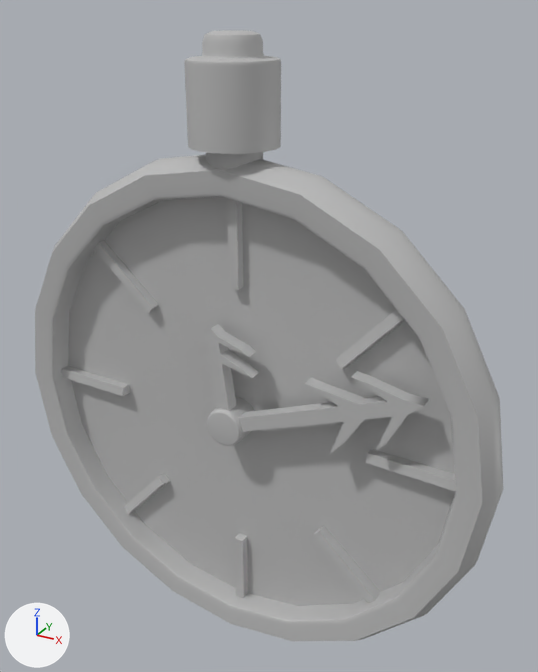
The FBX model Assets/Model3D/lamontretentativetexture.fbx: old version first, new version second.
One viewpoint serves both versions: a 50 mm lens placed at (0.0396, -0.065, 0.0958), pointed at (0.0035, 0.0008, 0.0629). The axes (+X, +Y, +Z) are drawn at lower left. The lights are the same throughout. Where no turn or scale is listed for an object, it has been applied to the vertices. Vertices at the same position are counted once.
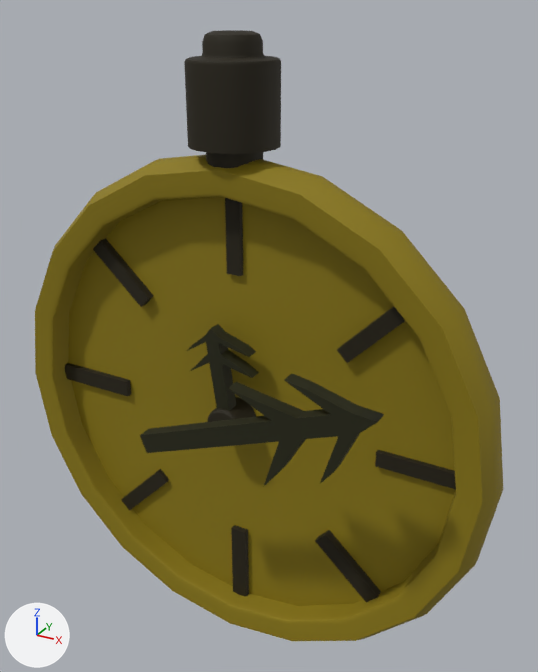
Where the newer file only moved an object's origin or applied its transform, the numbers keep the older frame.

Edits to the bpy script that builds the scene:
```text
Change me_mesh_012:
    where me_mesh_012.from_pydata(...)  # 46 vertices, 44 faces; spans x -0.00428..0.00428, y -0.00078..0.00078, z -0.00526..0.00526
    remove me_mesh_012.materials.append(mat_hairphysicalshader4)  # grey #bcbcbc
    add me_mesh_012.materials.append(mat_blinn3)  # black #1f2000
Change me_mesh_003:
    where me_mesh_003.from_pydata(...)  # 242 vertices, 260 faces; spans x -0.0303..0.0303, y -0.0032..0.0032, z -0.0303..0.0303
    remove me_mesh_003.materials.append(mat_hairphysicalshader2)  # grey #bcbcbc
    add me_mesh_003.materials.append(mat_blinn1)  # yellow #8b7900
Change me_mesh_002:
    where me_mesh_002.from_pydata(...)  # 8 vertices, 6 faces; spans x -0.00058..0.00058, y -0.00114..0.00114, z -0.00527..0.00527
    remove me_mesh_002.materials.append(mat_hairphysicalshader3)  # grey #bcbcbc
    add me_mesh_002.materials.append(mat_blinn2)  # black #201900
Change me_mesh_001:
    where me_mesh_001.from_pydata(...)  # 102 vertices, 120 faces; spans x -0.00235..0.00235, y -0.00187..0.00187, z -0.00235..0.00235
    remove me_mesh_001.materials.append(mat_hairphysicalshader3)  # grey #bcbcbc
    add me_mesh_001.materials.append(mat_blinn2)  # black #201900
Change me_mesh_013:
    where me_mesh_013.from_pydata(...)  # 46 vertices, 44 faces; spans x -0.0113..0.0108, y -0.0008..0.0008, z -0.0047..0.0057
    remove me_mesh_013.materials.append(mat_hairphysicalshader4)  # grey #bcbcbc
    me_mesh_013 part 1: the whole mesh is multiplied about its middle by the matrix ((1.197, 0.0, -0.032), (0.0, 1.0, 0.0), (-0.032, 0.0, 1.266)), then moved by (-0.0035, -0.0087, 0.0015)
    add me_mesh_013.materials.append(mat_blinn3)  # black #1f2000
Change me_mesh_008:
    where me_mesh_008.from_pydata(...)  # 242 vertices, 260 faces; spans x -0.00464..0.00464, y -0.00464..0.00464, z -0.00709..0.00709
    remove me_mesh_008.materials.append(mat_hairphysicalshader1)  # grey #bcbcbc
    add me_mesh_008.materials.append(mat_blinn2)  # black #201900
Add me_mesh_005_1:
    me_mesh_005_1.from_pydata([(0.00382, -0.00069, 0.00264), (0.00259, -0.00069, 0.00386), (-0.00259, -0.00069, -0.00386), (-0.00382, -0.00069, -0.00264), (-0.00259, 0.00069, -0.00386), (-0.00382, 0.00069, -0.00264), (0.00382, 0.00069, 0.00264), (0.00259, 0.00069, 0.00386)], [], [(0, 1, 3, 2), (2, 3, 5, 4), (4, 5, 7, 6), (6, 7, 1, 0), (1, 7, 5, 3), (6, 0, 2, 4)])
    me_mesh_005_1.materials.append(mat_blinn2)  # black #201900
Add me_mesh_004_1:
    me_mesh_004_1.from_pydata([(-0.00301, -0.00075, 0.00406), (-0.00429, -0.00075, 0.00267), (0.00429, -0.00075, -0.00267), (0.00301, -0.00075, -0.00406), (0.00429, 0.00075, -0.00267), (0.00301, 0.00075, -0.00406), (-0.00301, 0.00075, 0.00406), (-0.00429, 0.00075, 0.00267)], [], [(0, 1, 3, 2), (2, 3, 5, 4), (4, 5, 7, 6), (6, 7, 1, 0), (1, 7, 5, 3), (6, 0, 2, 4)])
    me_mesh_004_1.materials.append(mat_blinn2)  # black #201900
Add me_mesh_009_1:
    me_mesh_009_1.from_pydata([(-0.00281, -0.00069, 0.00378), (-0.004, -0.00069, 0.00249), (0.004, -0.00069, -0.00249), (0.00281, -0.00069, -0.00378), (0.004, 0.00069, -0.00249), (0.00281, 0.00069, -0.00378), (-0.00281, 0.00069, 0.00378), (-0.004, 0.00069, 0.00249)], [], [(0, 1, 3, 2), (2, 3, 5, 4), (4, 5, 7, 6), (6, 7, 1, 0), (1, 7, 5, 3), (6, 0, 2, 4)])
    me_mesh_009_1.materials.append(mat_blinn2)  # black #201900
Add me_mesh_003_1:
    me_mesh_003_1.from_pydata([(0.00409, -0.00073, 0.00283), (0.00277, -0.00073, 0.00413), (-0.00277, -0.00073, -0.00413), (-0.00409, -0.00073, -0.00283), (-0.00277, 0.00073, -0.00413), (-0.00409, 0.00073, -0.00283), (0.00409, 0.00073, 0.00283), (0.00277, 0.00073, 0.00413)], [], [(0, 1, 3, 2), (2, 3, 5, 4), (4, 5, 7, 6), (6, 7, 1, 0), (1, 7, 5, 3), (6, 0, 2, 4)])
    me_mesh_003_1.materials.append(mat_blinn2)  # black #201900
Remove ob_pcube16:
    ob_pcube16 = bpy.data.objects.new('pCube16', me_mesh_007)
Remove ob_pcube15:
    ob_pcube15 = bpy.data.objects.new('pCube15', me_mesh_004)
Remove ob_pcube11:
    ob_pcube11 = bpy.data.objects.new('pCube11', me_mesh_011)
Remove ob_pcube14:
    ob_pcube14 = bpy.data.objects.new('pCube14', me_mesh_005)
Remove ob_pcube12:
    ob_pcube12 = bpy.data.objects.new('pCube12', me_mesh_010)
Remove ob_pcube13:
    ob_pcube13 = bpy.data.objects.new('pCube13', me_mesh_009)
Remove ob_pcube17:
    ob_pcube17 = bpy.data.objects.new('pCube17', me_mesh_006)
Add ob_pcube4:
    ob_pcube4 = bpy.data.objects.new('pCube4', me_mesh_002_1)  # a box spanning x -0.0053..0.0053, y -0.0008..0.0008, z -0.00101..0.00101; in mat_blinn2 (black #201900)
    ob_pcube4.location = (-0.0212, 0.0, 0.0521)
Add ob_pcube6:
    ob_pcube6 = bpy.data.objects.new('pCube6', me_mesh_005_1)
    ob_pcube6.location = (0.0162, -0.0004, 0.0666)
Add ob_pcube3:
    ob_pcube3 = bpy.data.objects.new('pCube3', me_mesh_1)  # a box spanning x -0.00462..0.00462, y -0.00069..0.00069, z -0.00088..0.00088; in mat_blinn2 (black #201900)
    ob_pcube3.location = (0.0218, 0.0, 0.0521)
Add ob_pcube7:
    ob_pcube7 = bpy.data.objects.new('pCube7', me_mesh_004_1)
    ob_pcube7.location = (0.0149, -0.0004, 0.0365)
Add ob_pcube8:
    ob_pcube8 = bpy.data.objects.new('pCube8', me_mesh_009_1)
    ob_pcube8.location = (-0.0153, -0.0004, 0.0677)
Add ob_pcube5:
    ob_pcube5 = bpy.data.objects.new('pCube5', me_mesh_003_1)
    ob_pcube5.location = (-0.0148, 0.0, 0.0371)
Add ob_pcube1:
    ob_pcube1 = bpy.data.objects.new('pCube1', me_mesh_006_1)  # a box spanning x -0.00086..0.00086, y -0.00068..0.00068, z -0.00453..0.00453; in mat_blinn2 (black #201900)
    ob_pcube1.location = (0.0, 0.0, 0.0743)
```

Changed parts and their boxes (x1, y1, x2, y2) in the pictures (538 x 672 px):
'pCylinder1', recoloured: (35, 155, 503, 641) in both
'pCube9', recoloured, reshaped (27% wider, 34% taller): before (237, 371, 429, 455); after (140, 374, 384, 487)
'pCylinder3', recoloured (grey to black): (184, 30, 281, 168) in both
'pCube10', recoloured: (187, 324, 259, 411) in both
'pCube7', added: after (315, 530, 381, 602)
'pCube12', deleted: before (366, 449, 456, 492)
'pCube3', added: after (375, 450, 456, 489)
'pCube11', deleted: before (313, 526, 380, 603)
'pCylinder2', recoloured: (207, 397, 256, 446) in both
'pCube6', added (black): after (337, 306, 405, 363)
'pCube8', added: after (93, 238, 153, 307)
'pCube15', deleted: before (227, 198, 243, 290)
'pCube1', added (black): after (225, 198, 243, 276)
'pCube14', deleted: before (94, 241, 158, 313)
'pCube2', recoloured: (231, 525, 249, 598) in both
'pCube16', deleted: before (335, 309, 405, 369)
'pCube4', added: after (65, 363, 131, 396)
'pCube13', deleted: before (61, 366, 130, 396)
'pCube5', added (black): after (121, 469, 169, 510)
'pCube17', deleted: before (124, 474, 170, 514)
